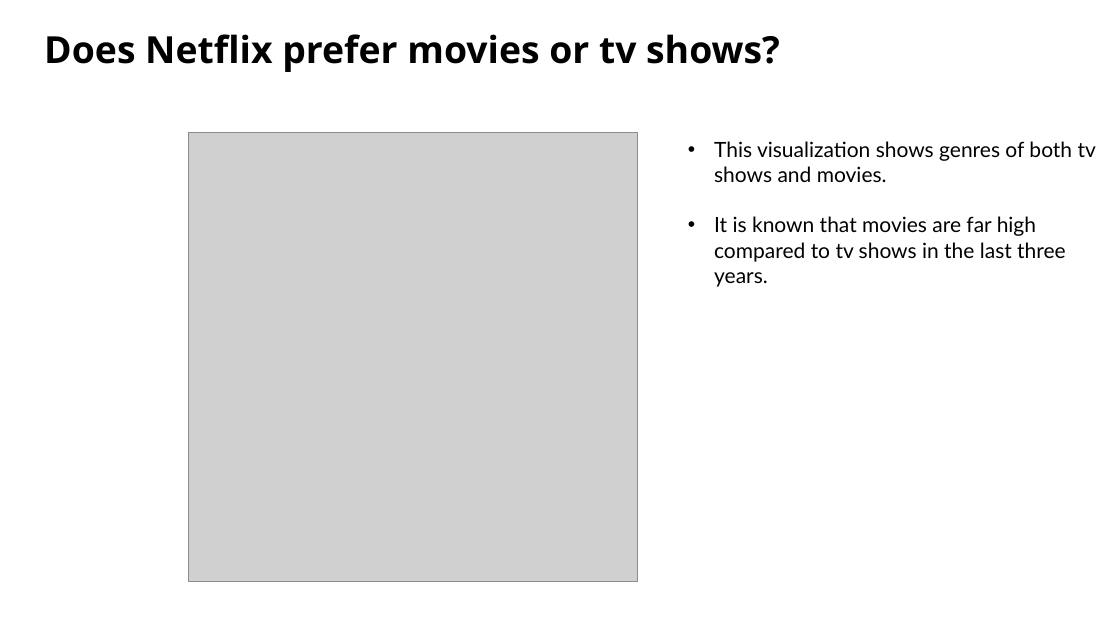
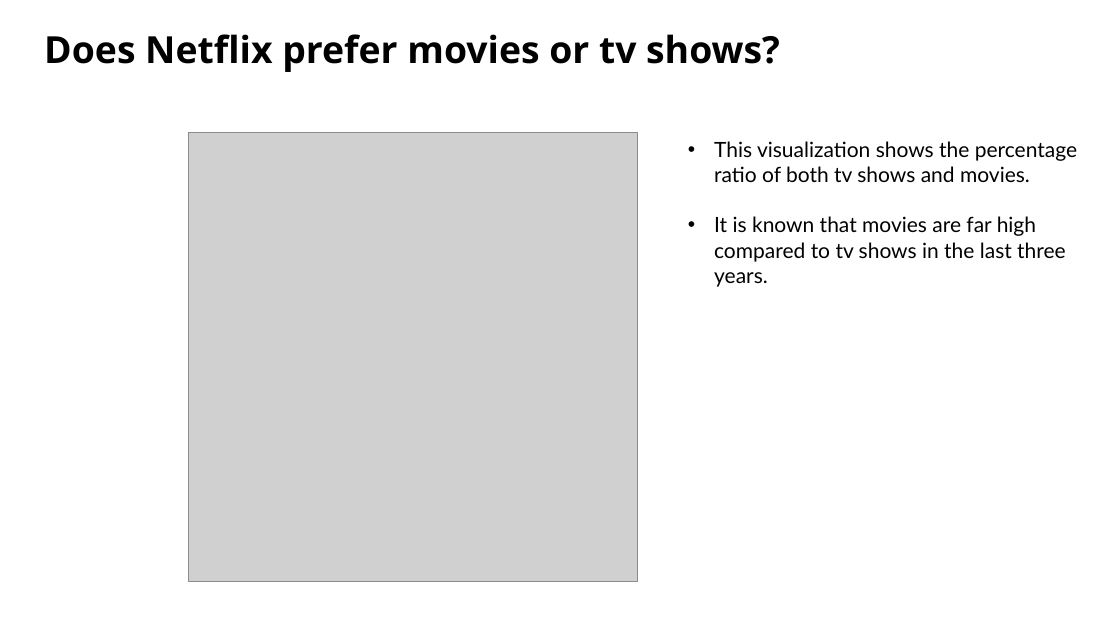
Before and after one commit to Costilrt/The-First-Project, a slide deck: slide 8 of TeamProjectPPT updated.pptx. Drawn at 1120x630 pixels with LibreOffice and Linux fonts; fonts in the diff are those of the drawing; grey boxes stand for pictures; background and template pictures are left out. Boxes give left, top, right and bottom in pixels: in the first picture for what was removed or moved away, otherwise in the second. Text is boxed around its words. In the diff, an @@ line names an element or a change of style, - is before the commit and + after.

```diff
--- a/TeamProjectPPT updated.pptx
+++ b/TeamProjectPPT updated.pptx
@@ text at <box>714,141,1077,182</box>: text changed @@
-• This visualization shows genres of both tv shows and movies.
+• This visualization shows the percentage ratio of both tv shows and movies.
```
Also in this commit, not shown: 3 other slides changed.
